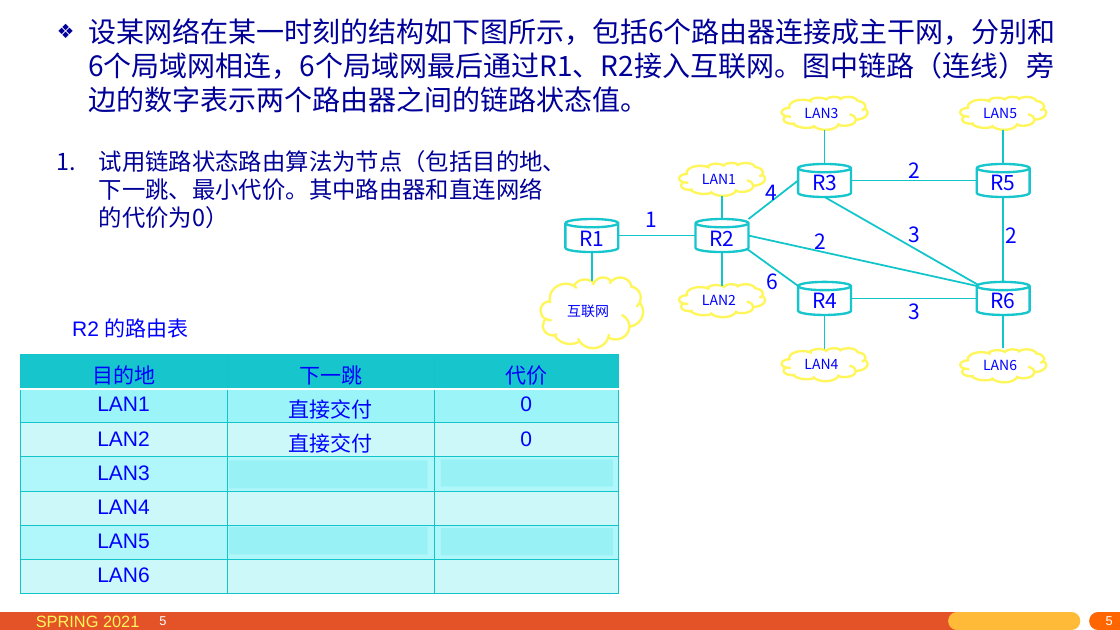
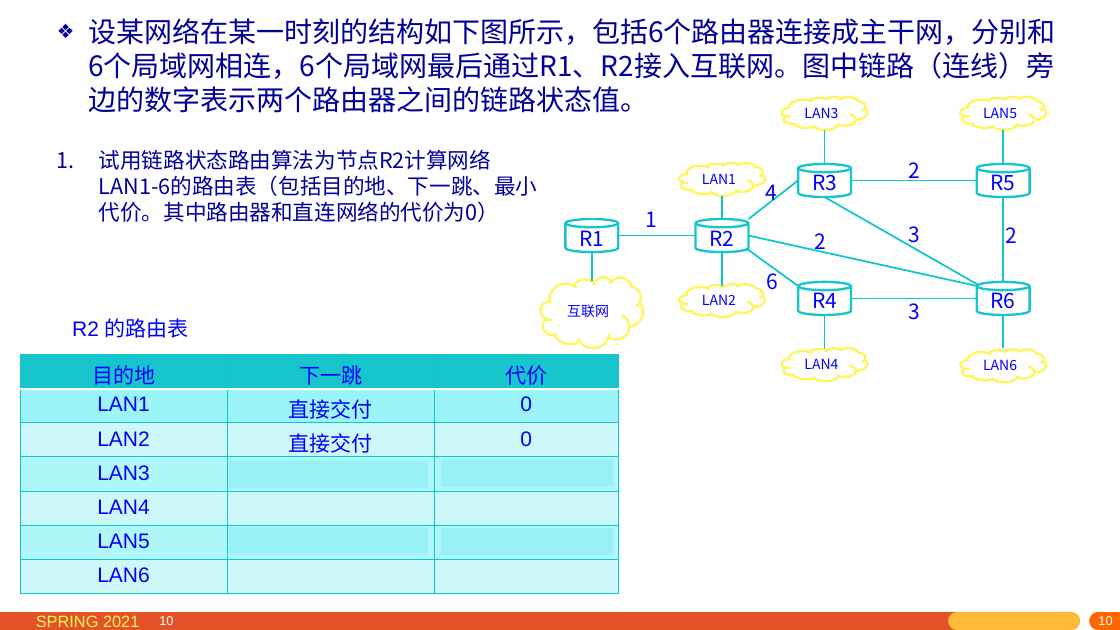
Before and after one commit to network-whu/2021, a slide deck: slide 10 of slides/instruction/problems.pptx (slide 5 before the commit). Drawn at 1120x630 pixels with LibreOffice and Linux fonts; fonts in the diff are those of the drawing. Boxes give left, top, right and bottom in pixels: in the first picture for what was removed or moved away, otherwise in the second. Text is boxed around its words. In the diff, an @@ line names an element or a change of style, - is before the commit and + after.

```diff
--- a/slides/instruction/problems.pptx
+++ b/slides/instruction/problems.pptx
@@ text at (x1=99, y1=149, x2=538, y2=222): text changed; size 20 to 18.5 pt @@
-1. 试用链路状态路由算法为节点（包括目的地、下一跳、最小代价。其中路由器和直连网络的代价为0）
+1. 试用链路状态路由算法为节点R2计算网络LAN1-6的路由表（包括目的地、下一跳、最小代价。其中路由器和直连网络的代价为0）
@@ page number at (x1=159, y1=616, x2=173, y2=625): text changed @@
-5
+10
@@ page number at (x1=904, y1=615, x2=1120, y2=630): text changed @@
-5
+10
@@ page number added at (x1=1097, y1=616, x2=1111, y2=625), 11 pt, text #FFFFFF @@
+10
@@ page number at (x1=1111, y1=617, x2=1120, y2=624): text changed @@
-5
+10
```
Also in this commit, not shown: 5 slides added, 3 other files.
